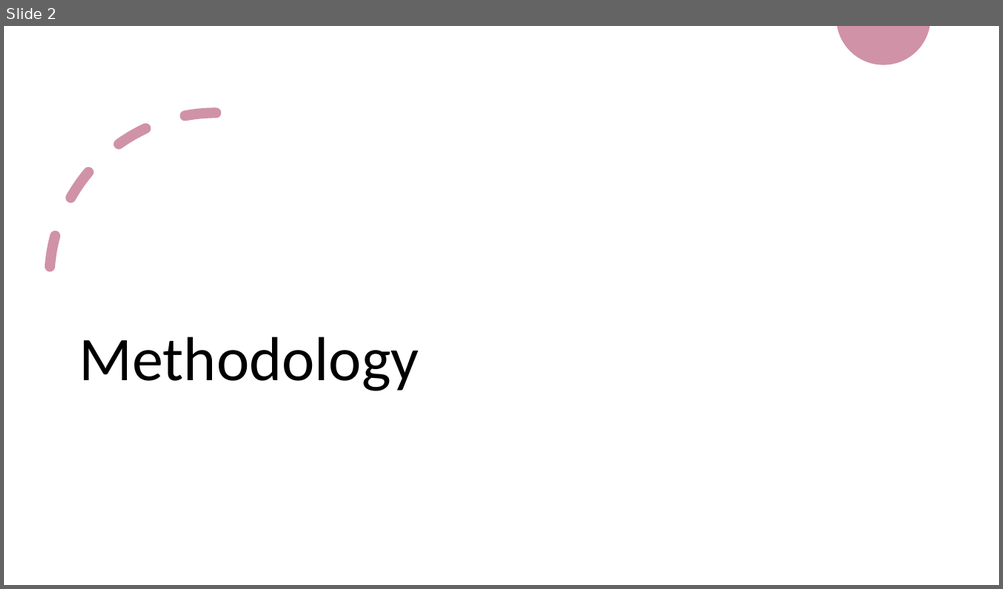
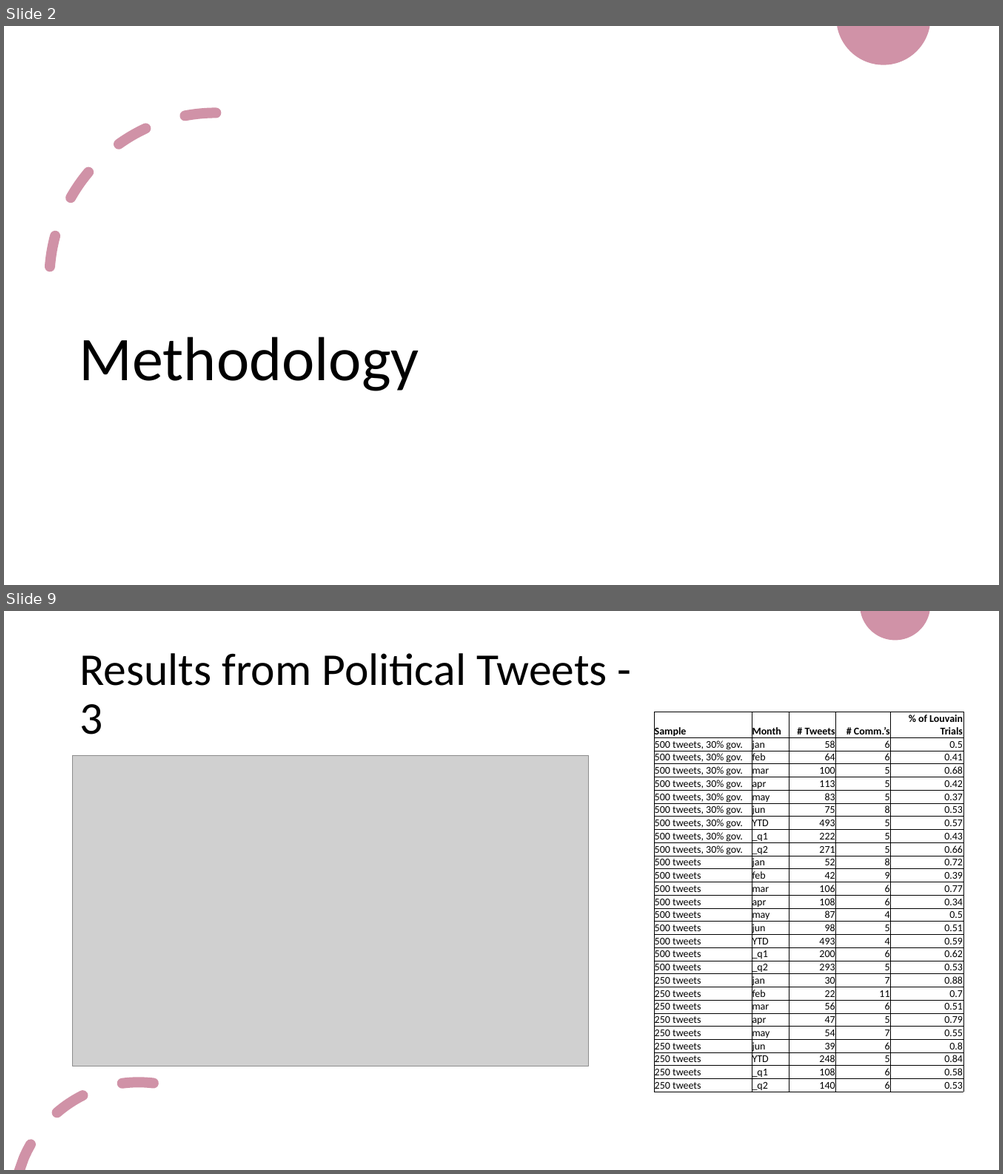
Before and after one commit to anazareth/tweet-proj, a slide deck: meta/Summary.pptx. Shown one above the other, each under a label of ours: slide 2 before the commit, slides 2 and 9 after it; the slides between them are not shown. The pictures are 1003x589 and 1003x1174 pixels, drawn with LibreOffice and Linux fonts; fonts in the diff are those of the drawing; grey boxes stand for pictures. Boxes give left, top, right and bottom in pixels: in the first picture for what was removed or moved away, otherwise in the second. Text is boxed around its words. In the diff, an @@ line names an element or a change of style, - is before the commit and + after.

```diff
--- a/meta/Summary.pptx
+++ b/meta/Summary.pptx
@@ slide 9 added at <box>4,611,999,1170</box>, background #FFFFFF @@
@@ freeform shape added at <box>860,611,930,640</box>, fill #D092A7 @@
@@ title added at <box>79,653,607,735</box>, 44 pt, text #000000 @@
+Results from Political Tweets - 3
@@ table added at <box>654,712,964,1094</box>, 28 rows, 5 columns @@
+Sample | Month | # Tweets | # Comm.’s | % of Louvain Trials
+500 tweets, 30% gov. | jan | 58 | 6 | 0.5
+500 tweets, 30% gov. | feb | 64 | 6 | 0.41
+500 tweets, 30% gov. | mar | 100 | 5 | 0.68
+500 tweets, 30% gov. | apr | 113 | 5 | 0.42
+500 tweets, 30% gov. | may | 83 | 5 | 0.37
+500 tweets, 30% gov. | jun | 75 | 8 | 0.53
+500 tweets, 30% gov. | YTD | 493 | 5 | 0.57
+500 tweets, 30% gov. | _q1 | 222 | 5 | 0.43
+500 tweets, 30% gov. | _q2 | 271 | 5 | 0.66
+500 tweets | jan | 52 | 8 | 0.72
+500 tweets | feb | 42 | 9 | 0.39
+500 tweets | mar | 106 | 6 | 0.77
+500 tweets | apr | 108 | 6 | 0.34
+500 tweets | may | 87 | 4 | 0.5
+500 tweets | jun | 98 | 5 | 0.51
+500 tweets | YTD | 493 | 4 | 0.59
+500 tweets | _q1 | 200 | 6 | 0.62
+500 tweets | _q2 | 293 | 5 | 0.53
+250 tweets | jan | 30 | 7 | 0.88
+250 tweets | feb | 22 | 11 | 0.7
+250 tweets | mar | 56 | 6 | 0.51
+250 tweets | apr | 47 | 5 | 0.79
+250 tweets | may | 54 | 7 | 0.55
+250 tweets | jun | 39 | 6 | 0.8
+250 tweets | YTD | 248 | 5 | 0.84
+250 tweets | _q1 | 108 | 6 | 0.58
+250 tweets | _q2 | 140 | 6 | 0.53
@@ picture added at <box>73,756,588,1066</box> @@
@@ freeform shape added at <box>14,1077,159,1170</box>, fill #D092A7 @@
```
Also in this commit, not shown: 2 slides changed, 11 other slides added, 2 slides removed, 4 other files.
